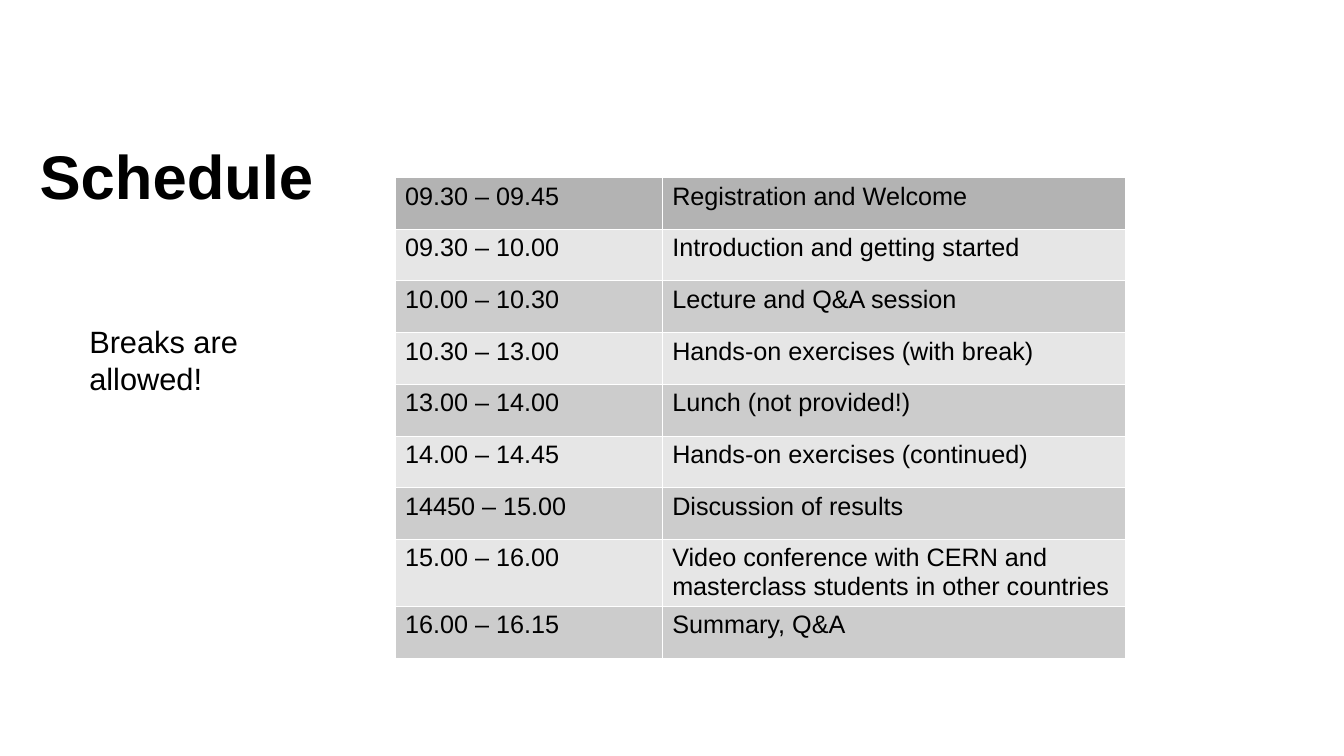
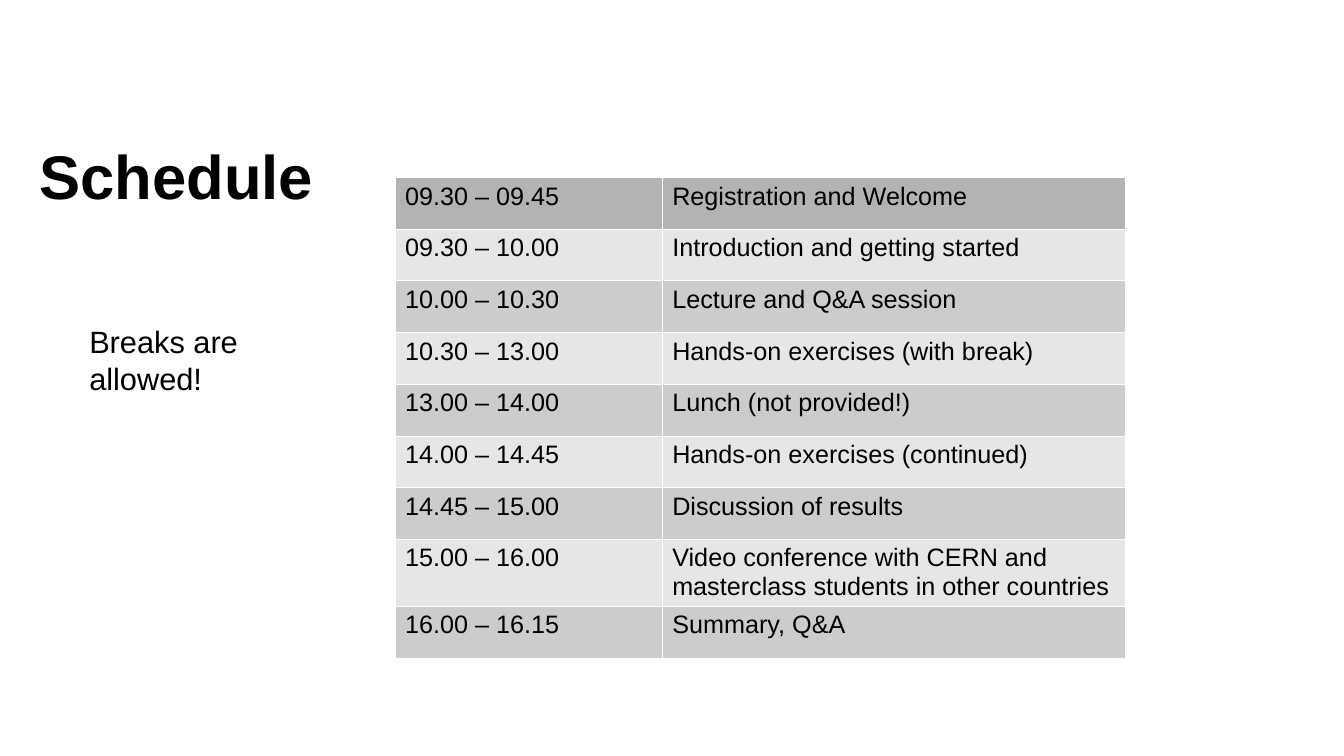
Before and after one commit to UCL-HEP/masterclass, a slide deck: slide 3 of docs/ucl-slides-2025.pptx. Drawn at 1344x756 pixels with LibreOffice and Linux fonts; fonts in the diff are those of the drawing; background and template pictures are left out. Boxes give left, top, right and bottom in pixels: in the first picture for what was removed or moved away, otherwise in the second. Text is boxed around its words. In the diff, an @@ line names an element or a change of style, - is before the commit and + after.

Commit message:
fix typo in timetable

```diff
--- a/docs/ucl-slides-2025.pptx
+++ b/docs/ucl-slides-2025.pptx
@@ table at (395,177,1125,658) @@
-row 7, column 1: 14450 – 15.00
+row 7, column 1: 14.45 – 15.00
```
